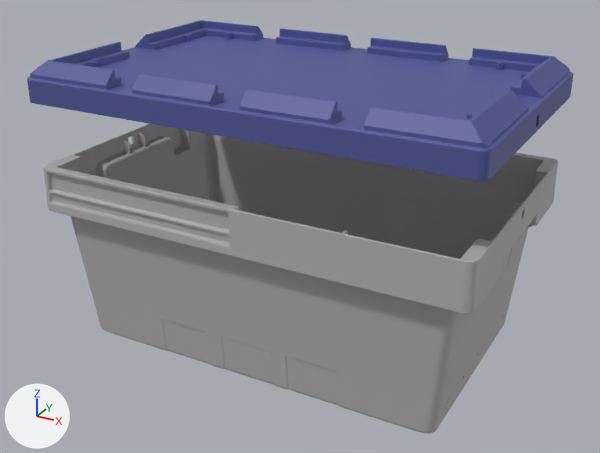
The glTF model public/models/pharmalink-caixa-media.glb, before and after one commit.
Camera for both pictures: a 50 mm lens placed at (0.664, -0.918, 0.306), pointed at (0.249, -0.163, -0.072). Every picture has the same lights, and +X, +Y and +Z are marked at lower left. The picture after the commit comes second.

Objects in the first picture: 'caixa', 'tampa'.
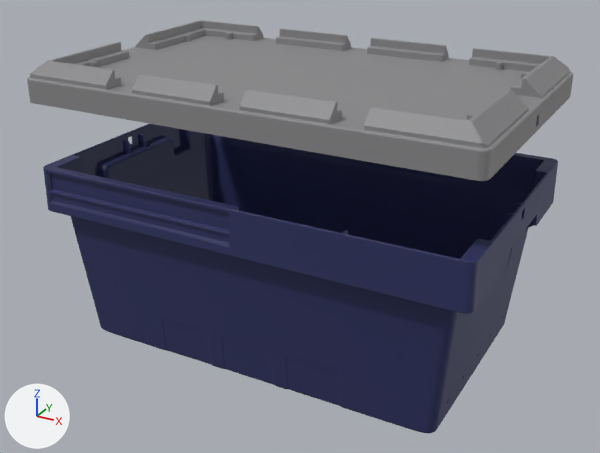
Where the change shows, as pixel boxes (x1, y1, x2, y2) in the pictures (600 x 453 px):
'caixa', recoloured (grey to dark blue)
    both: (43, 124, 558, 433)
'tampa', recoloured (blue to grey)
    both: (27, 20, 573, 181)

The edits, one by one:
Material 'caixa' (mat_caixa) changes colour from grey #b2b2b2 to dark blue #2b305f; in linear values from (0.445, 0.445, 0.445) to (0.0242, 0.0296, 0.114).
Material 'tampa' (mat_tampa) changes colour from blue #505898 to grey #89898b; in linear values from (0.0802, 0.0976, 0.314) to (0.25, 0.25, 0.258).
